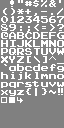
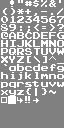
Comparing the layer stacks of the two 64px x 128px images. Changes:
painted on "Background" over [8, 88, 63, 104]
